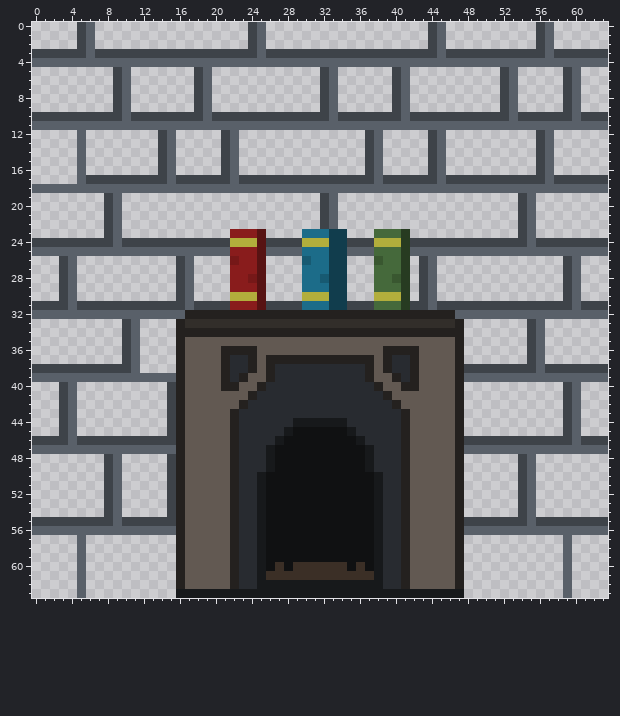
Edited in one commit: pixel-art sprite (SkeletonSlayerUnity/Assets/ASSETS_ROOT/tilesets/dungeon/png/tile_background_fireplace_spritesheet.png). That is the earlier state.
The file is 64x64 pixels.
After the commit:
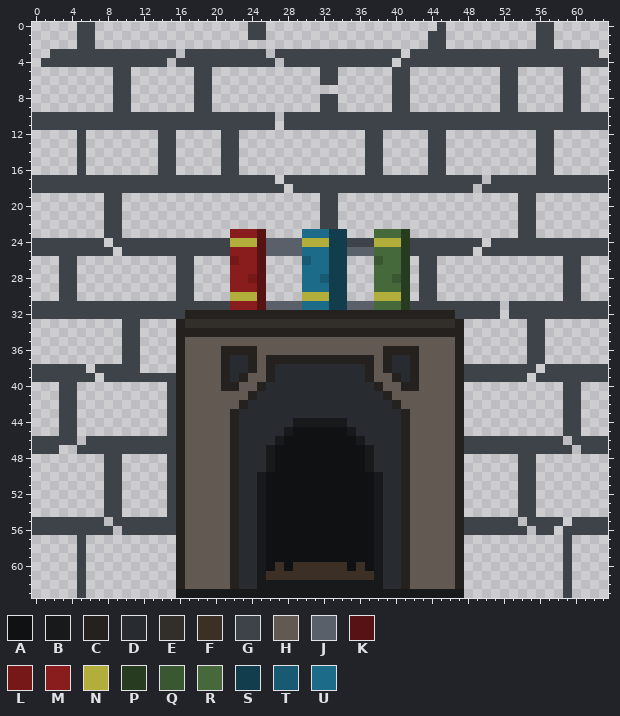
Palette (. is transparent): A #101112  B #17191b  C #24211f  D #282b30  E #322e2a  F #3b2f26  G #3e4349  H #625952  J #596069  K #571313  L #761818  M #891c1c  N #b2ae3c  P #273b21  Q #395730  R #45693b  S #113d4d  T #175a72  U #1c6c89
Changes in this commit:
Changed rows in their new state; - is an unchanged pixel.
first column x 0:
 0 ------G------------------G------------------.G-----------G------
 1 ------G------------------G-------------------G-----------G------
 2 ------G-----------------..-------------------G-----------G------
 3 ..----G---------.--------G.--------------.---G-----------G-----.
 4 .GGGGGGGGGGGGGG.GGGGGGGGGGG.GGGGGGGGGGGG.GGGGGGGGGGGGGGGGGGGGGGG
 5 ----------G--------G-------------G-------G-----------G------G---
 6 ----------G--------G-------------G-------G-----------G------G---
 7 ----------G--------G------------..-------G-----------G------G---
 8 ----------G--------G-------------G-------G-----------G------G---
 9 ----------G--------G-------------G-------G-----------G------G---
10 ----------G--------G-------.-----G-------G-----------G------G---
11 GGGGGGGGGGGGGGGGGGGGGGGGGGG.GGGGGGGGGGGGGGGGGGGGGGGGGGGGGGGGGGGG
12 -----G---------G------G---------------G------G-----------G------
13 -----G---------G------G---------------G------G-----------G------
14 -----G---------G------G---------------G------G-----------G------
15 -----G---------G------G---------------G------G-----------G------
16 -----G---------G------G---------------G------G-----------G------
17 GGGGGG---------G------G----.----------G------G----.------G------
18 GGGGGGGGGGGGGGGGGGGGGGGGGGGG.GGGGGGGGGGGGGGGGGGGG.GGGGGGGGGGGGGG
19 ---------G-----------------------G---------------------G--------
20 ---------G-----------------------G---------------------G--------
21 ---------G-----------------------G---------------------G--------
22 ---------G-----------------------G---------------------G--------
23 ---------G---------------------------------------------G--------
24 --------.G----------------JJJJ--------------------.----G--------
25 GGGGGGGGG.GGGGGGGGGGGG--------------------GGGGGGG.GGGGGGGGGGGGGG
26 ----G------------G--------------------------G---------------G---
27 ----G------------G--------------------------G---------------G---
28 ----G------------G--------------------------G---------------G---
29 ----G------------G--------------------------G---------------G---
30 ----G------------G--------------------------G---------------G---
31 ----G------------G--------JJJJ-----JJJ------G-------.-------G---
32 GGGGGGGGGGGGGGGGG------------------------------GGGGG.GGGGGGGGGGG
33 -----------G--------------------------------------------G-------
34 -----------G--------------------------------------------G-------
35 -----------G--------------------------------------------G-------
36 -----------G--------------------------------------------G-------
37 -----------G--------------------------------------------G-------
38 ------.----G--------------------------------------------.-------
39 GGGGGGG.GGGGGGGG--------------------------------GGGGGGG.GGGGGGGG
40 ----G-------------------------------------------------------G---
41 ----G-------------------------------------------------------G---
42 ----G-------------------------------------------------------G---
43 ----G-------------------------------------------------------G---
44 ----G-------------------------------------------------------G---
45 ----G-------------------------------------------------------G---
46 ----G.-----------------------------------------------------.G---
47 GGG..GGGGGGGGGGG--------------------------------GGGGGGGGGGGG.GGG
48 ---------G---------------------------------------------G--------
49 ---------G---------------------------------------------G--------
50 ---------G---------------------------------------------G--------
51 ---------G---------------------------------------------G--------
52 ---------G---------------------------------------------G--------
53 ---------G---------------------------------------------G--------
54 ---------G---------------------------------------------G--------
55 --------.G--------------------------------------------.G---.----
56 GGGGGGGGG.GGGGGG--------------------------------GGGGGGG.GG.GGGGG
57 -----G-----------------------------------------------------G----
58 -----G-----------------------------------------------------G----
59 -----G-----------------------------------------------------G----
60 -----G-----------------------------------------------------G----
61 -----G-----------------------------------------------------G----
62 -----G-----------------------------------------------------G----
63 -----G-----------------------------------------------------G----
